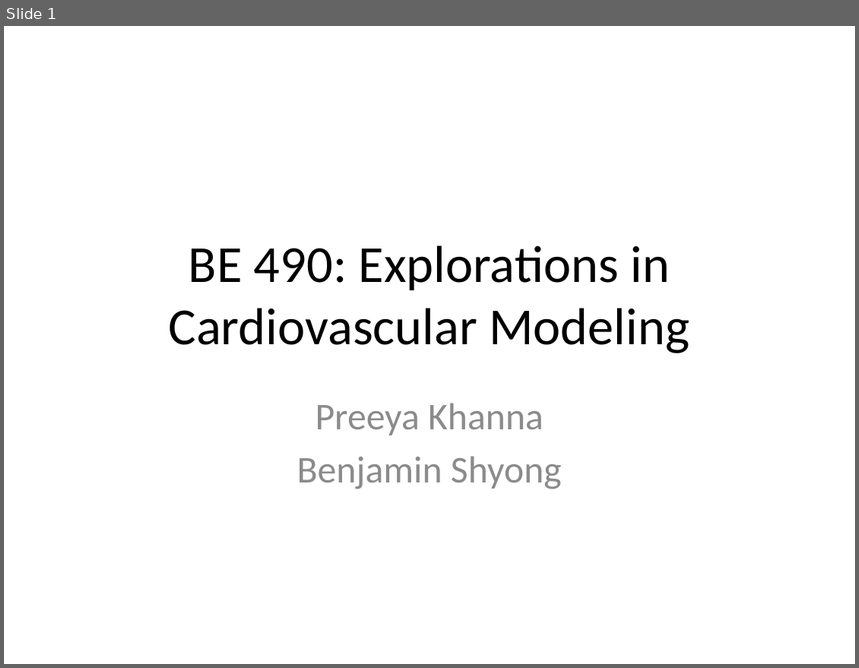
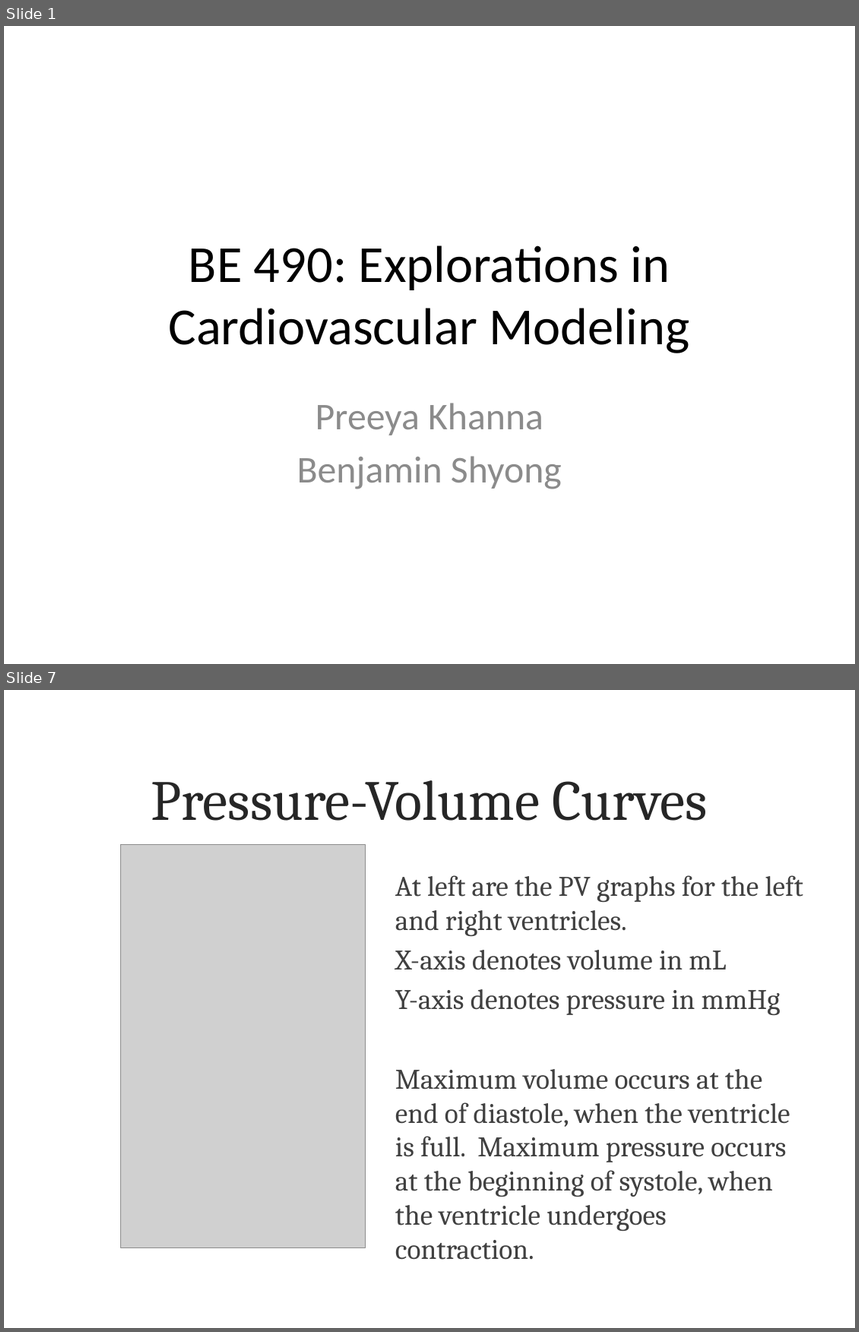
Before and after one commit to bshyong/MATLAB-Cardiovascular-Model-GUI, a slide deck: Final Presentation.pptx. Shown one above the other, each under a label of ours: slide 1 before the commit, slides 1 and 7 after it; the slides between them are not shown. The pictures are 859x668 and 859x1332 pixels, drawn with LibreOffice and Linux fonts; fonts in the diff are those of the drawing; grey boxes stand for pictures; background and template pictures are left out. Boxes give left, top, right and bottom in pixels: in the first picture for what was removed or moved away, otherwise in the second. Text is boxed around its words. In the diff, an @@ line names an element or a change of style, - is before the commit and + after.

```diff
--- a/Final Presentation.pptx
+++ b/Final Presentation.pptx
@@ slide 7 added at [4, 690, 855, 1328], background picture (left out) @@
@@ title added at [151, 780, 708, 821], 48 pt, text #262626 @@
+Pressure-Volume Curves
@@ picture added at [120, 845, 366, 1249] @@
@@ text added at [395, 875, 804, 1260], 24 pt, text #404040 @@
+At left are the PV graphs for the left and right ventricles.
+X-axis denotes volume in mL
+Y-axis denotes pressure in mmHg
+Maximum volume occurs at the end of diastole, when the ventricle is full. Maximum pressure occurs at the beginning of systole, when the ventricle undergoes contraction.
```
Also in this commit, not shown: 6 slides changed, 1 other slide added, 2 slides removed, 2 other files.
